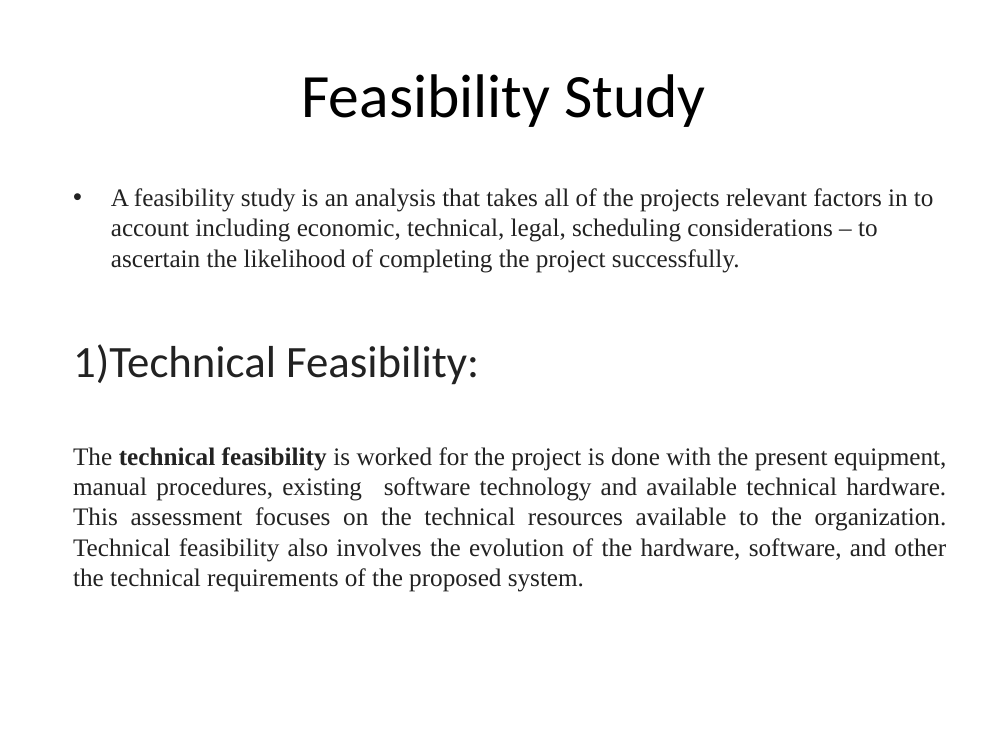
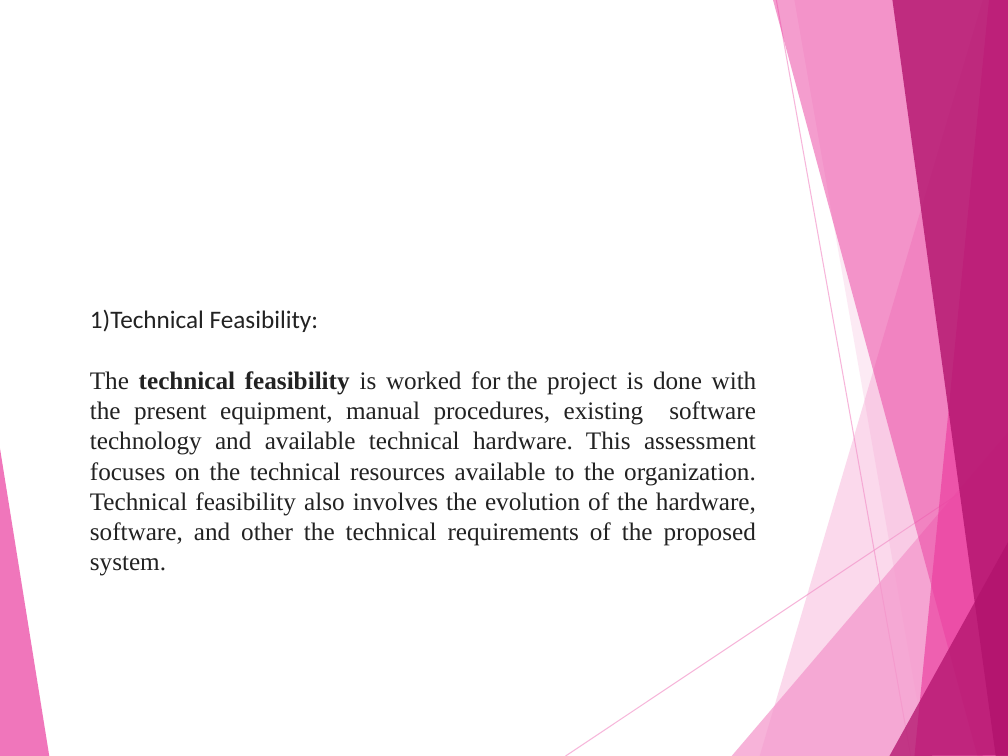
Before and after one commit to saaarvesh/FINALYEAR_PROJECT, a slide deck: slide 13 of Presentation/Project_Presentation.pptx. Drawn at 1008x756 pixels with LibreOffice and Linux fonts; fonts in the diff are those of the drawing. Boxes give left, top, right and bottom in pixels: in the first picture for what was removed or moved away, otherwise in the second. Text is boxed around its words. In the diff, an @@ line names an element or a change of style, - is before the commit and + after.

```diff
--- a/Presentation/Project_Presentation.pptx
+++ b/Presentation/Project_Presentation.pptx
@@ title removed at bbox=[302, 74, 705, 127] @@
-Feasibility Study
@@ text at bbox=[111, 188, 934, 273]: paragraph removed @@
-• A feasibility study is an analysis that takes all of the projects relevant factors in to account including economic, technical, legal, scheduling considerations – to ascertain the likelihood of completing the project successfully.
@@ text "1)Technical Feasibility:": place and size @@
-text "1)Technical Feasibility:" at bbox=[73, 188, 947, 592]
+text "1)Technical Feasibility:" at bbox=[90, 310, 757, 576]
@@ text at bbox=[90, 310, 318, 332]: size 32 to 18 pt in "1)Technical Feasibility:" @@
@@ group added at bbox=[0, 0, 1008, 756]: 8 freeform shapes, 2 lines @@
```
Also in this commit, not shown: 31 other slides changed, 11 slides added, 8 slides removed, 8 other files.
